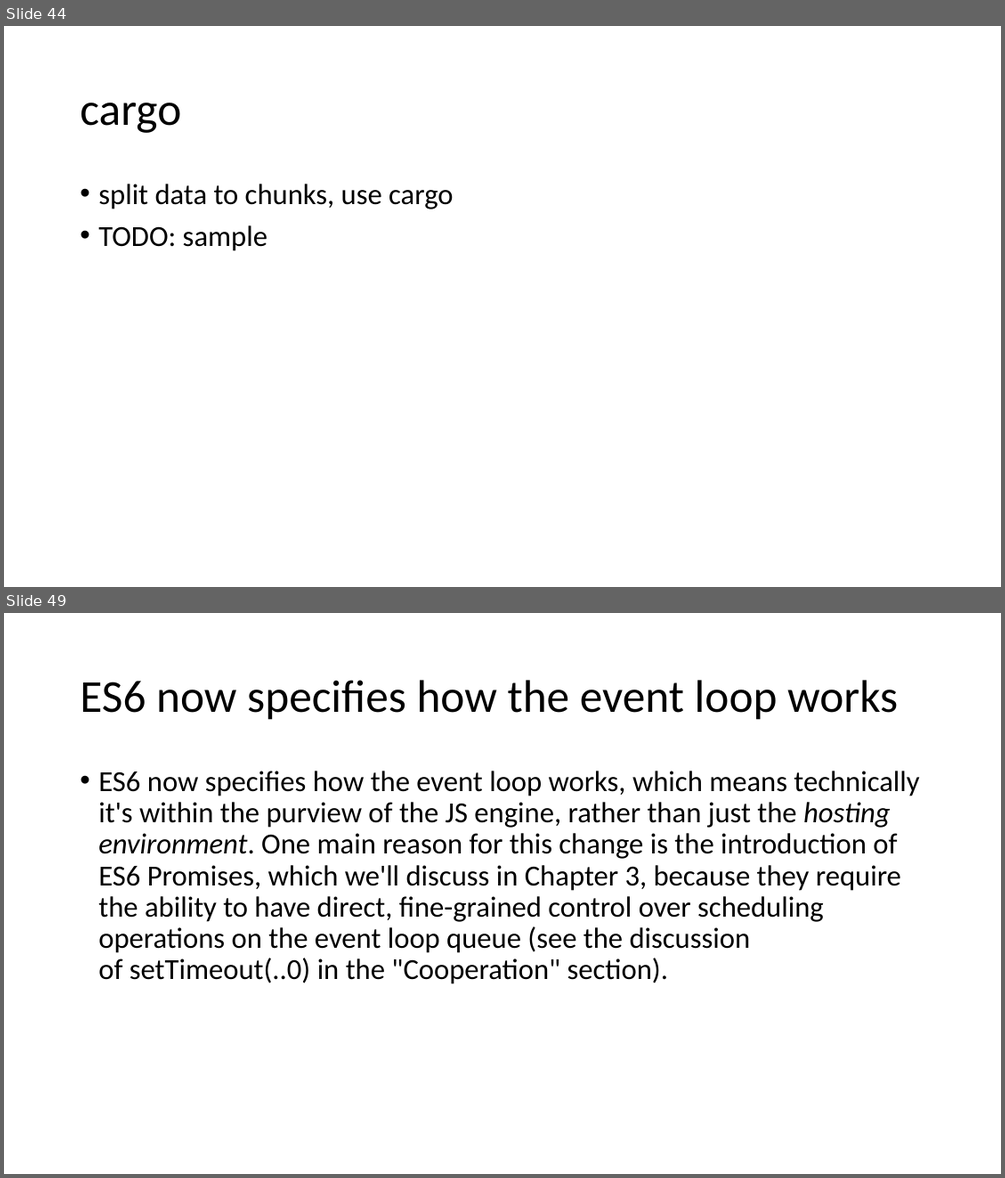
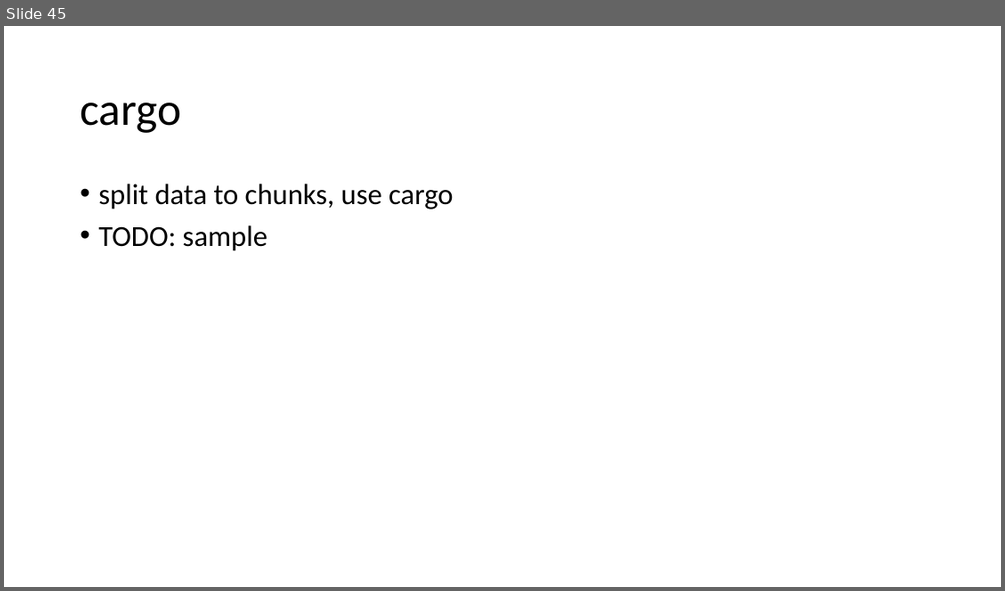
Before and after one commit to yimejky/wawjs, a slide deck: 09-prednaska/async.pptx. Shown one above the other, each under a label of ours: slides 44 and 49 before the commit, slide 45 after it; the slides between them are not shown. The pictures are 1005x1178 and 1005x591 pixels, drawn with LibreOffice and Linux fonts; fonts in the diff are those of the drawing. Boxes give left, top, right and bottom in pixels: in the first picture for what was removed or moved away, otherwise in the second. Text is boxed around its words. In the diff, an @@ line names an element or a change of style, - is before the commit and + after.

```diff
--- a/09-prednaska/async.pptx
+++ b/09-prednaska/async.pptx
@@ slide 49 removed at (4,613,1001,1174), background #FFFFFF @@
@@ title removed at (80,680,898,720) @@
-ES6 now specifies how the event loop works
@@ text removed at (98,771,919,984) @@
-• ES6 now specifies how the event loop works, which means technically it's within the purview of the JS engine, rather than just the hosting environment. One main reason for this change is the introduction of ES6 Promises, which we'll discuss in Chapter 3, because they require the ability to have direct, fine-grained control over scheduling operations on the event loop queue (see the discussion of setTimeout(..0) in the "Cooperation" section).
@@ what was slide 44 is now slide 45 @@
```
Also in this commit, not shown: 1 slide changed, 1 slide added, 8 other slides removed, 24 other files.
